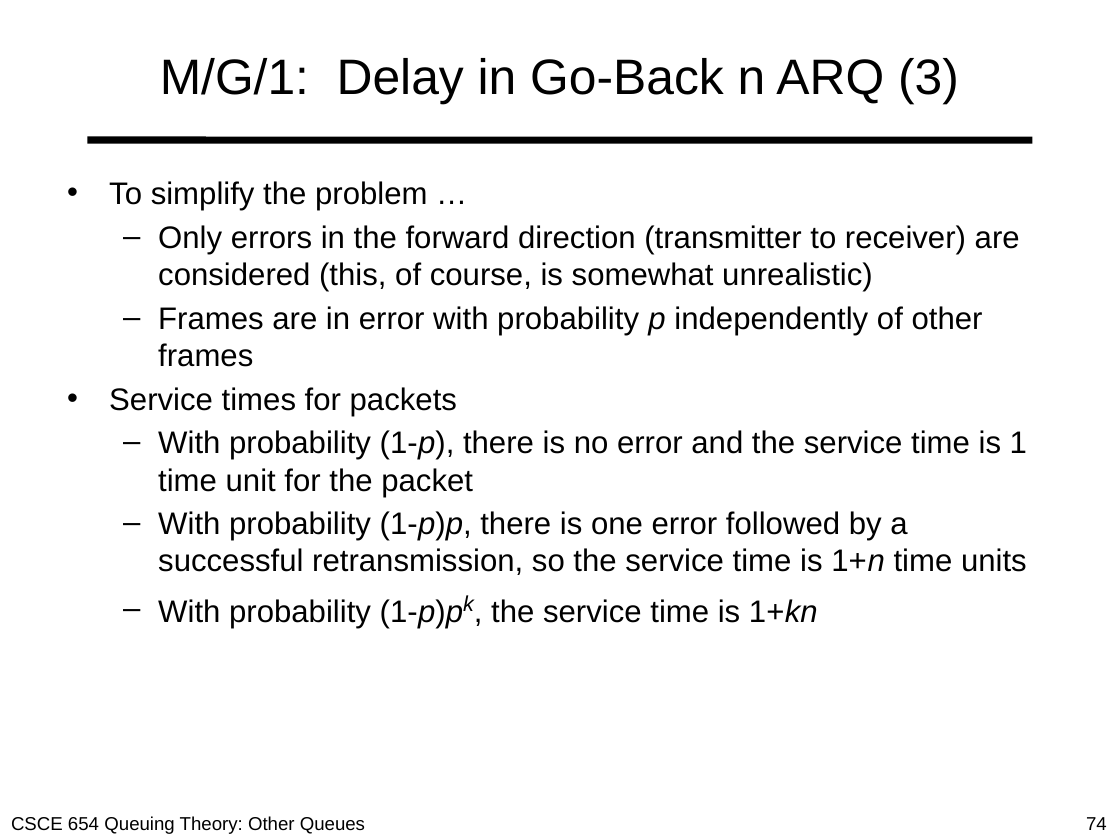
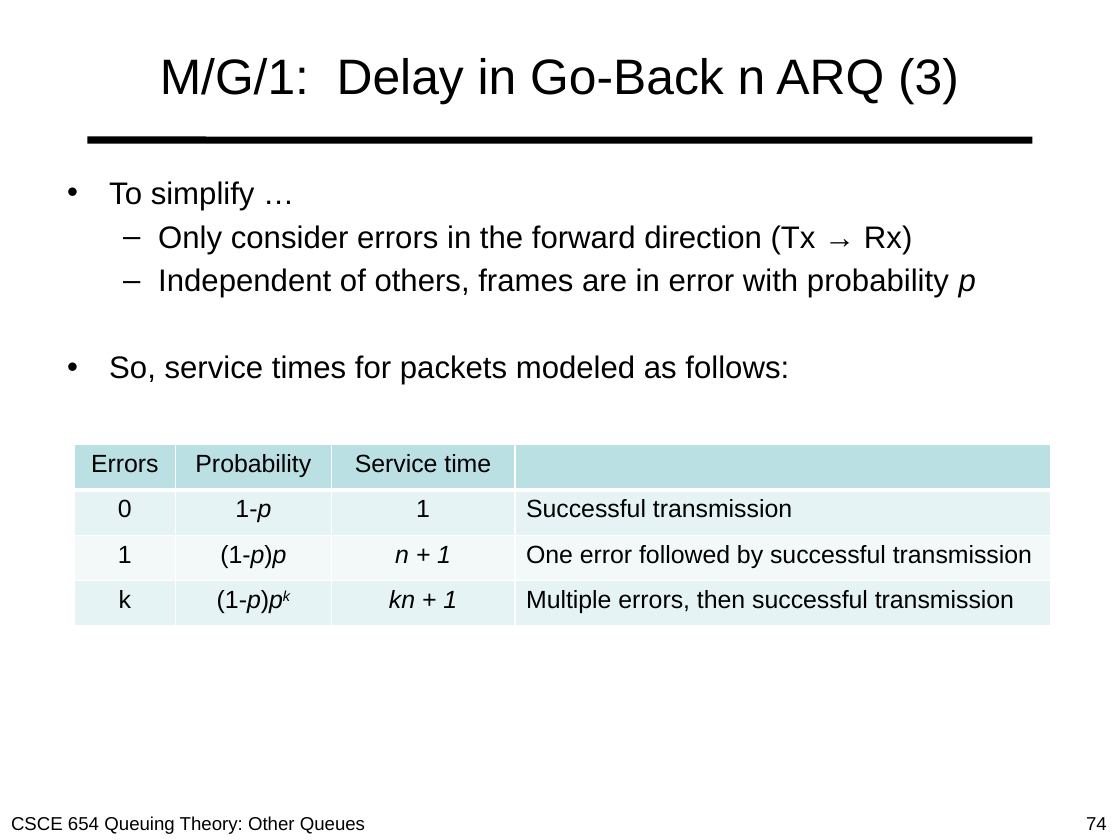
Before and after one commit to MHayden18/Communications, a slide deck: slide 74 of Powerpoints/05_Other_queues.pptx. Drawn at 1120x840 pixels with LibreOffice and Linux fonts; fonts in the diff are those of the drawing. Boxes give left, top, right and bottom in pixels: in the first picture for what was removed or moved away, otherwise in the second. Text is boxed around its words. In the diff, an @@ line names an element or a change of style, - is before the commit and + after.

```diff
--- a/Powerpoints/05_Other_queues.pptx
+++ b/Powerpoints/05_Other_queues.pptx
@@ text at box(109, 181, 976, 385): text changed @@
-• To simplify the problem …
-  – Only errors in the forward direction (transmitter to receiver) are considered (this, of course, is somewhat unrealistic)
-  – Frames are in error with probability p independently of other frames
-• Service times for packets
-  – With probability (1-p), there is no error and the service time is 1 time unit for the packet
-  – With probability (1-p)p, there is one error followed by a successful retransmission, so the service time is 1+n time units
-  – With probability (1-p)pk, the service time is 1+kn
+• To simplify …
+  – Only consider errors in the forward direction (Tx → Rx)
+  – Independent of others, frames are in error with probability p
+• So, service times for packets modeled as follows:
@@ table added at box(74, 445, 1051, 626), 4 rows, 4 columns @@
+Errors | Probability | Service time | 
+0 | 1-p | 1 | Successful transmission
+1 | (1-p)p | n + 1 | One error followed by successful transmission
+k | (1-p)pk | kn + 1 | Multiple errors, then successful transmission
```
Also in this commit, not shown: 11 other slides changed, 1 slide removed, 1 other file.
